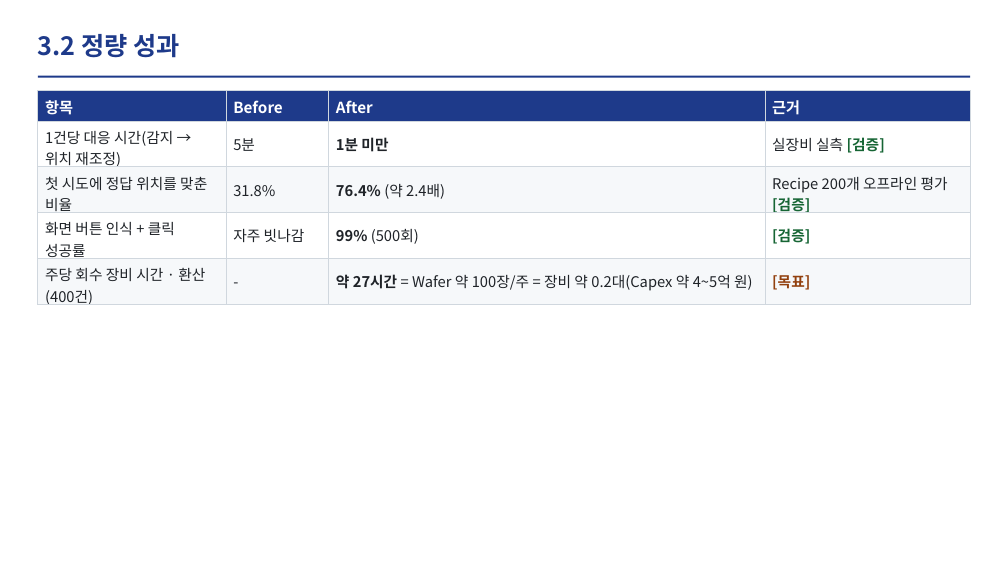
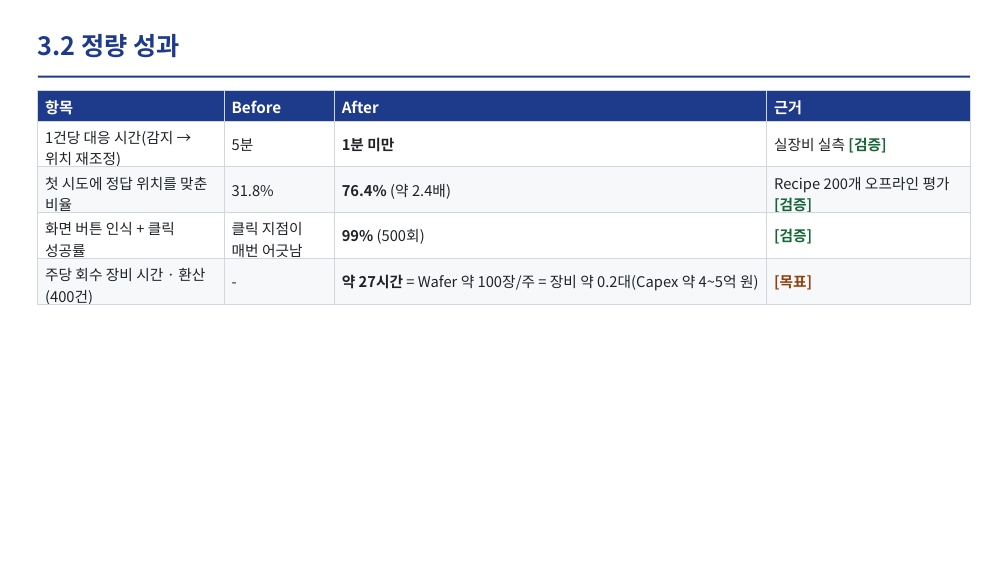
Before and after one commit to DarrenKoi/auto_recipe_creator, a slide deck: slide 8 of docs/project_progress/img/07/07_slides.pptx. Drawn at 1008x567 pixels with LibreOffice and Linux fonts; fonts in the diff are those of the drawing. Boxes give left, top, right and bottom in pixels: in the first picture for what was removed or moved away, otherwise in the second. Text is boxed around its words. In the diff, an @@ line names an element or a change of style, - is before the commit and + after.

```diff
--- a/docs/project_progress/img/07/07_slides.pptx
+++ b/docs/project_progress/img/07/07_slides.pptx
@@ table at bbox=[38, 91, 971, 308] @@
-row 4, column 2: 자주 빗나감
+row 4, column 2: 클릭 지점이 매번 어긋남
```
Also in this commit, not shown: 8 other slides changed, 8 other files.
